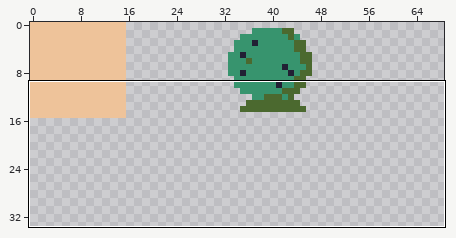
One commit to this pixel-art file: Servival/assets/data/levels/tileset16x16.ase. The picture above shows the old version from afar; the outline marks the close-up.
Close-up. The starting point:
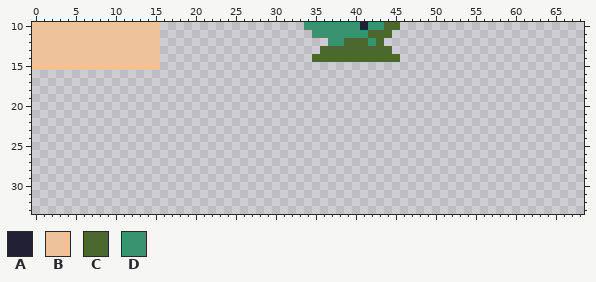
128x128 pixels, 1 frame. Shown: x 0..68, y 10..33. The wide view leaves out empty margins.
Palette (. is transparent): A #222034  B #eec39a  C #4b692f  D #37946e
Pixels before, first column x 0:
10 BBBBBBBBBBBBBBBB..................DDDDDDDADDCC
11 BBBBBBBBBBBBBBBB...................DDDDDDDCCC.
12 BBBBBBBBBBBBBBBB.....................DDCCCDC..
13 BBBBBBBBBBBBBBBB....................CCCCCCCCC.
14 BBBBBBBBBBBBBBBB...................CCCCCCCCCCC
15 BBBBBBBBBBBBBBBB..............................
New version:
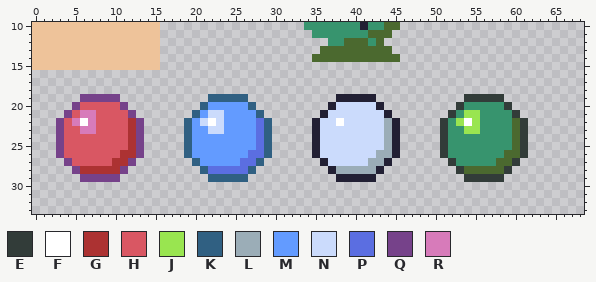
Colours new in this view: E #323c39  F #ffffff  G #ac3232  H #d95763  J #99e550  K #306082  L #9badb7  M #639bff  N #cbdbfc  P #5b6ee1  Q #76428a  R #d77bba
The edit:
y 19: x 6..10 ..... -> QQQQQ; x 22..26 ..... -> KKKKK; x 38..42 ..... -> AAAAA; x 54..58 ..... -> EEEEE
y 20: x 5..11 ....... -> QHHHHHQ; x 21..27 ....... -> KMMMMMK; x 37..43 ....... -> ANNNNNA; x 53..59 ....... -> EDDDDDE
y 21: x 4..12 ......... -> QHRRHHHHQ; x 20..28 ......... -> KMNNMMMMK; x 36..44 ......... -> ANNNNNNNA; x 52..60 ......... -> EDJJDDDDE
y 22: x 3..13 ........... -> QHRFRHHHHGQ; x 19..29 ........... -> KMNFNMMMMPK; x 35..45 ........... -> ANNFNNNNNLA; x 51..61 ........... -> EDJFJDDDDCE
y 23: x 3..13 ........... -> QHHRRHHHHGQ; x 19..29 ........... -> KMMNNMMMMPK; x 35..45 ........... -> ANNNNNNNNLA; x 51..61 ........... -> EDDJJDDDDCE
y 24..25: x 3..13 ........... -> QHHHHHHHHGQ; x 19..29 ........... -> KMMMMMMMMPK; x 35..45 ........... -> ANNNNNNNNLA; x 51..61 ........... -> EDDDDDDDDCE
y 26: x 3..13 ........... -> QHHHHHHHGGQ; x 19..29 ........... -> KMMMMMMMPPK; x 35..45 ........... -> ANNNNNNNLLA; x 51..61 ........... -> EDDDDDDDCCE
y 27: x 4..12 ......... -> QHHHHHGGQ; x 20..28 ......... -> KMMMMMPPK; x 36..44 ......... -> ANNNNNLLA; x 52..60 ......... -> EDDDDDCCE
y 28: x 5..11 ....... -> QGGGGGQ; x 21..27 ....... -> KPPPPPK; x 37..43 ....... -> ALLLLLA; x 53..59 ....... -> ECCCCCE
y 29: x 6..10 ..... -> QQQQQ; x 22..26 ..... -> KKKKK; x 38..42 ..... -> AAAAA; x 54..58 ..... -> EEEEE
Pixel boxes of the changes (left, top, right, bottom) in both close-ups:
added: (56, 94, 144, 182)
added: (184, 94, 272, 182)
added: (312, 94, 400, 182)
added: (440, 94, 528, 182)
